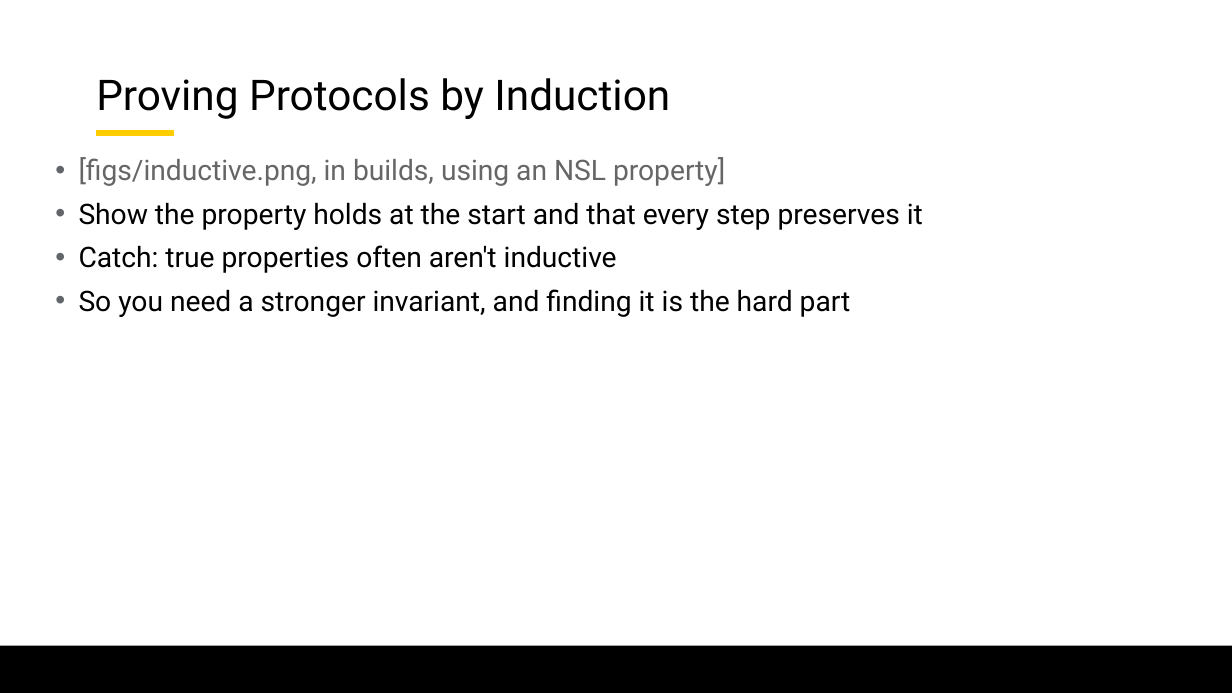
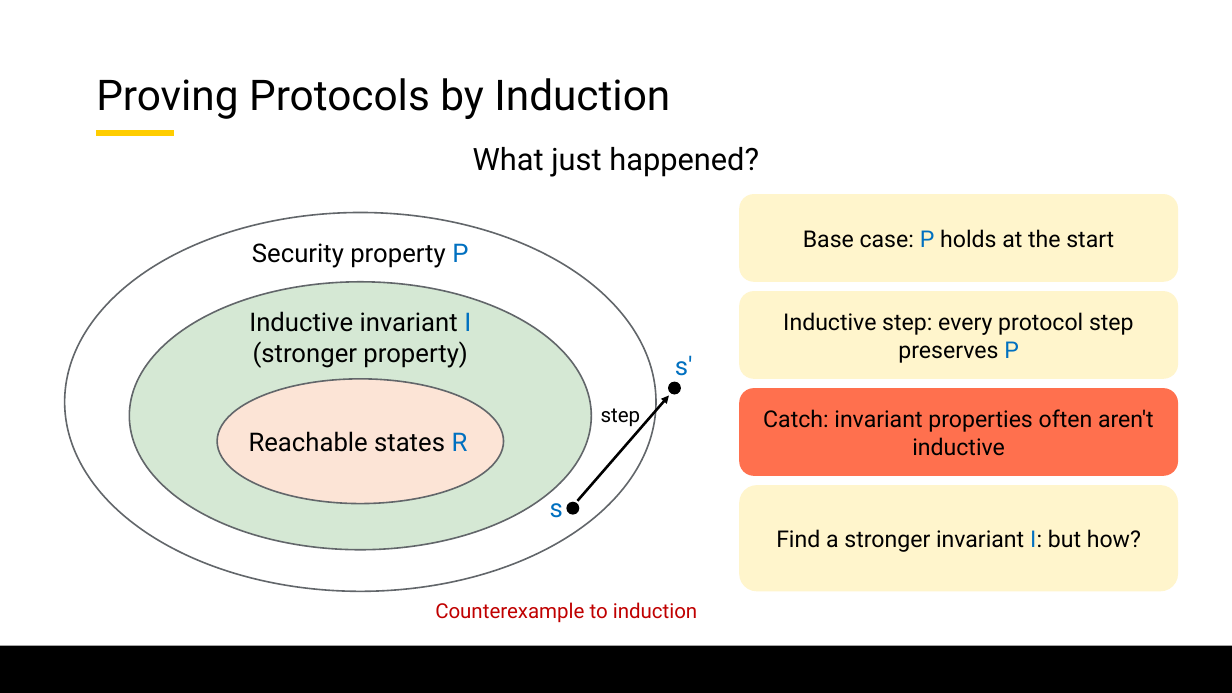
Before and after one commit to lorchrob/graduate_research_symposium, a slide deck: slide 29 of symposium_slides.pptx (slide 21 before the commit). Drawn at 1232x693 pixels with LibreOffice and Linux fonts; fonts in the diff are those of the drawing; background and template pictures are left out. Boxes give left, top, right and bottom in pixels: in the first picture for what was removed or moved away, otherwise in the second. Text is boxed around its words. In the diff, an @@ line names an element or a change of style, - is before the commit and + after.

```diff
--- a/symposium_slides.pptx
+++ b/symposium_slides.pptx
@@ text added at <box>473,147,759,177</box>, 24 pt, text #000000 @@
+What just happened?
@@ text removed at <box>79,157,923,317</box> @@
-• [figs/inductive.png, in builds, using an NSL property]
-• Show the property holds at the start and that every step preserves it
-• Catch: true properties often aren't inductive
-• So you need a stronger invariant, and finding it is the hard part
@@ rounded rectangle added at <box>739,194,1178,282</box>, fill #FFF5CC, 18 pt, text #000000 @@
+Base case: P holds at the start
@@ ellipse added at <box>65,213,656,592</box>, outline #62666A 1.25 pt @@
@@ text added at <box>252,243,468,268</box>, 20 pt, text #000000 @@
+Security property P
@@ ellipse added at <box>129,282,592,550</box>, fill #D5E8D4, outline #62666A 1.25 pt @@
@@ rounded rectangle added at <box>739,291,1178,379</box>, fill #FFF5CC, 18 pt, text #000000 @@
+Inductive step: every protocol step preserves P
@@ text added at <box>249,311,471,368</box>, 20 pt, text #000000 @@
+Inductive invariant I
+(stronger property)
@@ text added at <box>675,355,693,376</box>, 20 pt, text #0070C0 @@
+s′
@@ ellipse added at <box>217,379,504,504</box>, fill #FCE4D6, outline #62666A 1.25 pt @@
@@ ellipse added at <box>668,382,681,395</box>, fill #000000 @@
@@ rounded rectangle added at <box>739,388,1178,476</box>, fill #FF704E, 18 pt, text #000000 @@
+Catch: invariant properties often aren't inductive
@@ arrow added from (578, 501) to (669, 396), #000000 2 pt @@
@@ text added at <box>601,408,641,428</box>, 16 pt, text #000000 @@
+step
@@ text added at <box>249,431,468,452</box>, 20 pt, text #000000 @@
+Reachable states R
@@ text added at <box>550,503,563,518</box>, 20 pt, text #0070C0 @@
+s
@@ ellipse added at <box>567,502,579,515</box>, fill #000000 @@
@@ rounded rectangle added at <box>739,485,1178,592</box>, fill #FFF5CC, 18 pt, text #000000 @@
+Find a stronger invariant I: but how?
@@ text added at <box>435,602,698,623</box>, 16 pt, text #C00000 @@
+Counterexample to induction
```
Also in this commit, not shown: 19 other slides changed, 10 slides added, 12 slides removed.
